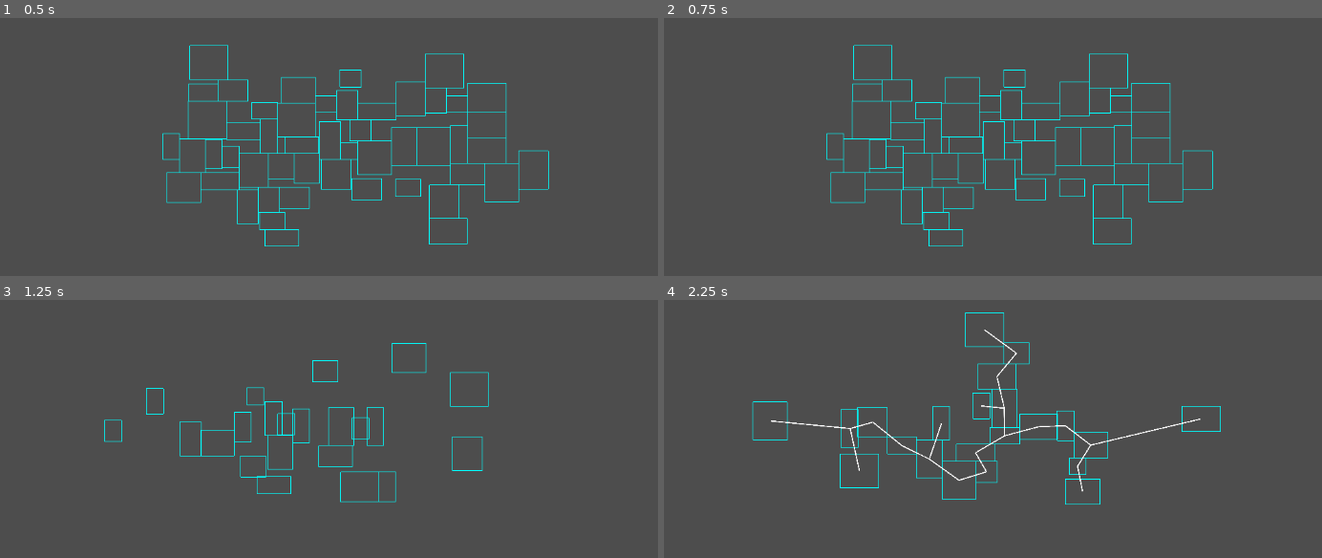
Above: before the commit, frames 1-4 (two rows, left to right).
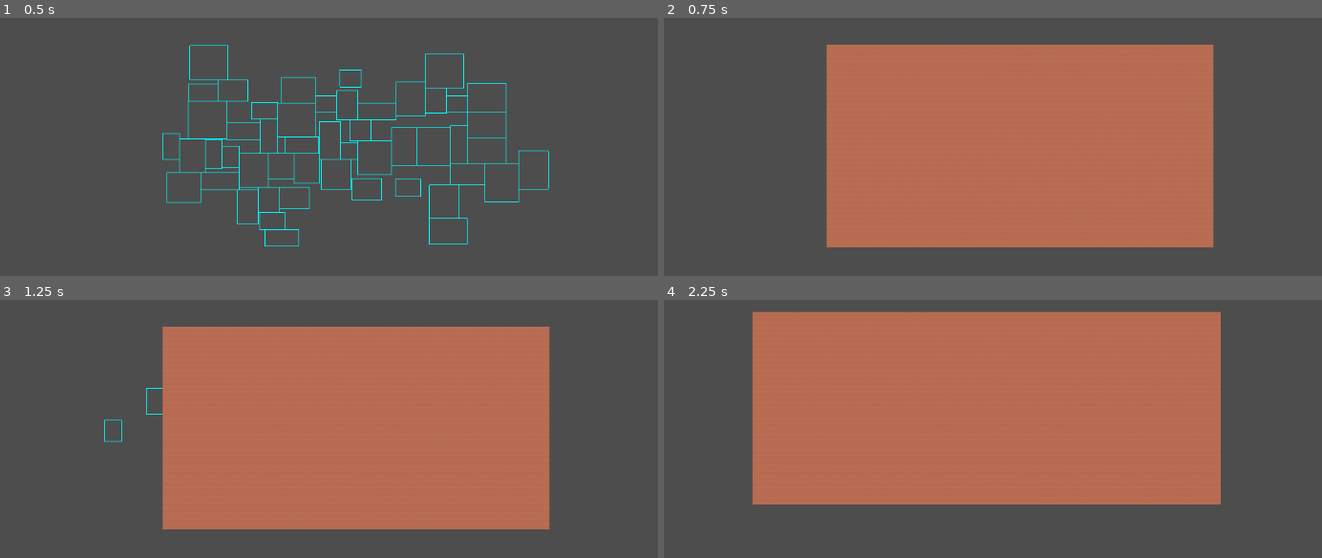
Above: after the commit, the same moments.

Repository: zamolnar/Spread-Game
Game: Godot game, scene res://scenesAndScripts/Dungeon.tscn
The game is run twice, just before and just after one commit, with the same random seed, the same clock (stepped at 60 frames per second) and the same inputs.
Inputs:
- Up to frame 1 (0.5 s): no input
- Up to frame 2 (0.75 s): hold D (Right) from 0.53 s (still down); hold Tab (ui_focus_next) from 0.53 s (still down)
- Up to frame 3 (1.25 s): keep holding D (Right); keep holding Tab (ui_focus_next); tap Space (ui_select) at 0.77 s
- Up to frame 4 (2.25 s): release D (Right) at 1.28 s; release Tab (ui_focus_next) at 1.28 s; hold S (Down) 1.28-2.03 s; tap Tab (ui_focus_next) at 1.35 s; tap Space (ui_select) at 1.52 s; hold D (Right) from 2.03 s (still down); hold Tab (ui_focus_next) from 2.03 s (still down)

Frame 1 is identical in both runs. In frame 2, 46% of the frame differs, in the area x 24-84%, y 10-89%; in frame 3, 46%; in frame 4, 53%, in the area x 13-85%, y 4-80%.

Commit message:
successfully covered the map in walls
placed all of out of bounds area, now we need to carve the in bounds area

Diff:
--- a/scenesAndScripts/Dungeon.gd
+++ b/scenesAndScripts/Dungeon.gd
@@ -104,6 +104,9 @@
 		full_rect = full_rect.merge(r)
 		var topleft = Map.local_to_map(full_rect.position)
 		var bottomright = Map.local_to_map(full_rect.end)
-		for x in range(topleft.x, bottomright.x):
-			for y in range(topleft.y, bottomright.y):
-				Map.set_cell(0,Vector2i(x,y),1,Vector2i(0,0),0)
+		for x in range(topleft.x, bottomright.x+1):
+			for y in range(topleft.y, bottomright.y+1):
+				Map.set_cell(0,		#layer ID
+				Vector2i(x,y),		#coordinate x,y
+				0,					#tile ID
+				Vector2i(7,1))	#change if using an atlas
